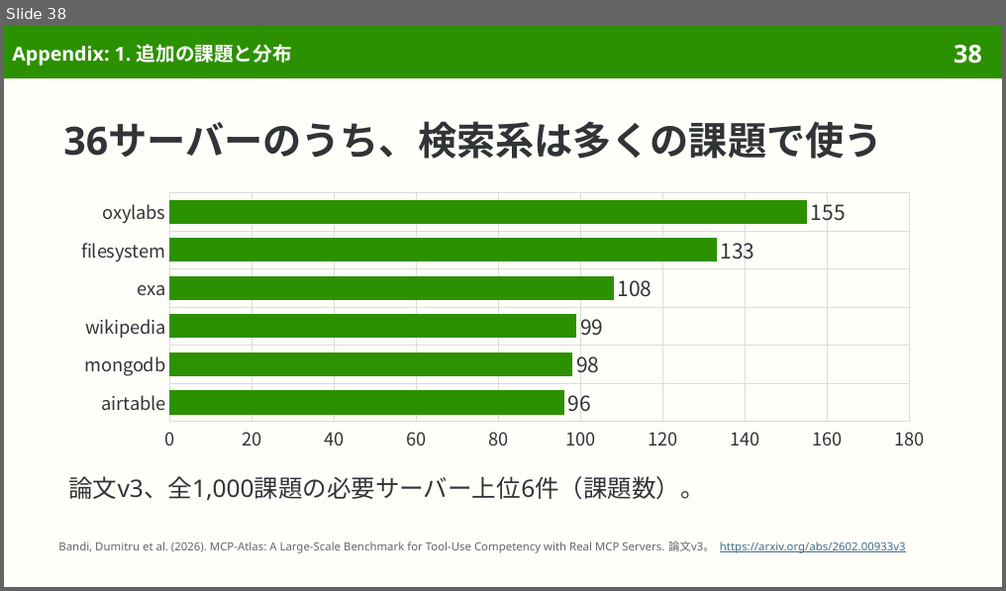
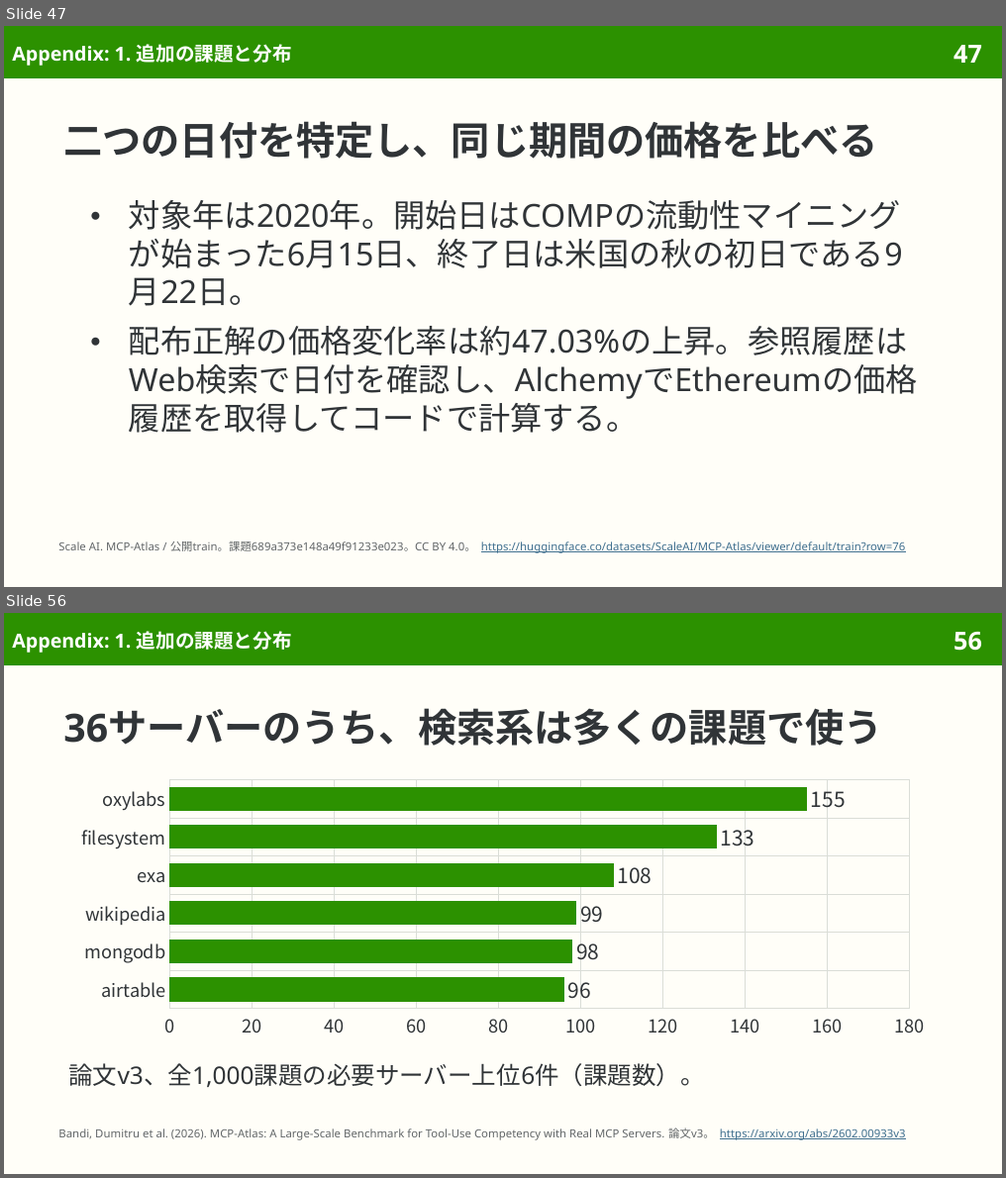
Before and after one commit to sasakiy84/datasets-in-10-minutes, a slide deck: slides/datasets-in-10-minutes-mcp-atlas.pptx. Shown one above the other, each under a label of ours: slide 38 before the commit, slides 47 and 56 after it; the slides between them are not shown. The pictures are 1006x591 and 1006x1178 pixels, drawn with LibreOffice and Linux fonts; fonts in the diff are those of the drawing. Boxes give left, top, right and bottom in pixels: in the first picture for what was removed or moved away, otherwise in the second. Text is boxed around its words. In the diff, an @@ line names an element or a change of style, - is before the commit and + after.

Commit message:
Expand MCP Atlas appendix to ten genuine additional examples

```diff
--- a/slides/datasets-in-10-minutes-mcp-atlas.pptx
+++ b/slides/datasets-in-10-minutes-mcp-atlas.pptx
@@ slide 47 added at bbox=[4, 26, 1002, 587], background #FFFEF8; not listed: 2 template elements that a slide beside it also shows @@
@@ title added at bbox=[12, 44, 292, 66], 14 pt, text #FFFFFF, bold @@
+Appendix: 1. 追加の課題と分布
@@ title added at bbox=[63, 121, 877, 159], 28 pt, text #303437, bold @@
+二つの日付を特定し、同じ期間の価格を比べる
@@ text added at bbox=[129, 200, 918, 433], 23 pt, text #303437 @@
+● 対象年は2020年。開始日はCOMPの流動性マイニングが始まった6月15日、終了日は米国の秋の初日である9月22日。
+● 配布正解の価格変化率は約47.03%の上昇。参照履歴はWeb検索で日付を確認し、AlchemyでEthereumの価格履歴を取得してコードで計算する。
@@ text added at bbox=[58, 542, 906, 554], 8.1 pt, text #3F6F8F, underline @@
+Scale AI. MCP-Atlas / 公開train。課題689a373e148a49f91233e023。CC BY 4.0。 https://huggingface.co/datasets/ScaleAI/MCP-Atlas/viewer/default/train?row=76
@@ what was slide 38 is now slide 56 @@
@@ page number at bbox=[953, 631, 982, 651]: text changed @@
-38
+56
```
Also in this commit, not shown: 1 slide changed, 17 other slides added, 4 other files.
